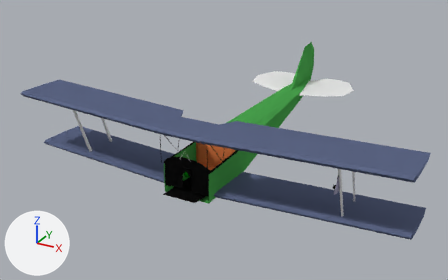
A saved change to the Blender file data/models/cockpit.blend.
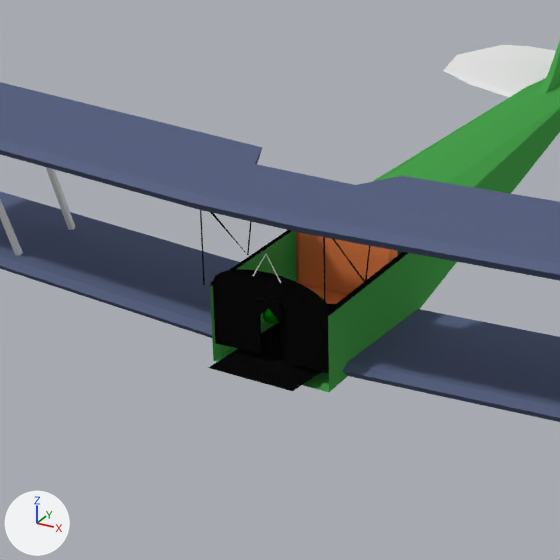
Old and new are each drawn whole from a 50 mm lens placed at (20.8, -34.6, 17.6), pointed at (-1.7, 6.4, -2.9) and again close up on the part from 19% to 66% of the width and 19% to 96% of the height. The lights are fixed; the arrows at lower left show +X, +Y and +Z.

In view in the first close-up: 'Fuselage', 'Interior', 'Plane.001', 'Plane.017'.
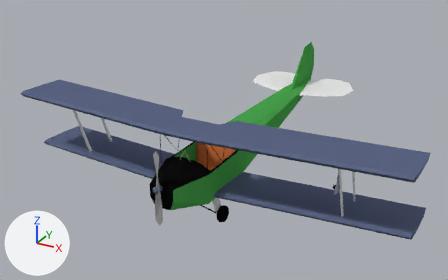
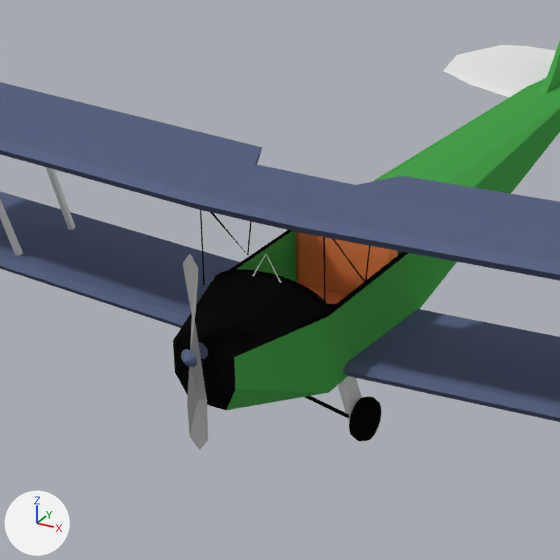
Pixel boxes [x1, y1, x2, y2] of what changed, in the close-ups (560 x 560 px):
'E_Engine', shown: after [173, 272, 329, 410]
'E_Prop', shown: after [183, 254, 208, 450]
'E_LandingGear', shown: after [248, 376, 381, 441]
'E_PropPivot', shown: after [181, 342, 208, 367]

The change, as a list of edits to the scene's bpy script:
```text
Change ob_e_engine:
    remove ob_e_engine.hide_viewport = True
Change ob_e_landinggear:
    remove ob_e_landinggear.hide_viewport = True
Change ob_e_proppivot:
    ob_e_proppivot.location: (-0.05, -5.36, -1.01) -> (-0.05, -5.36, -1.41)
    remove ob_e_proppivot.hide_viewport = True
Change ob_e_prop:
    ob_e_prop.location: (-0.05, -5.58, -1.01) -> (-0.05, -5.58, -1.41)
    remove ob_e_prop.hide_viewport = True
    ob_e_prop.scale: (0.283, 0.0502, 2.49) -> (0.283, 0.0723, 2.74)
```
